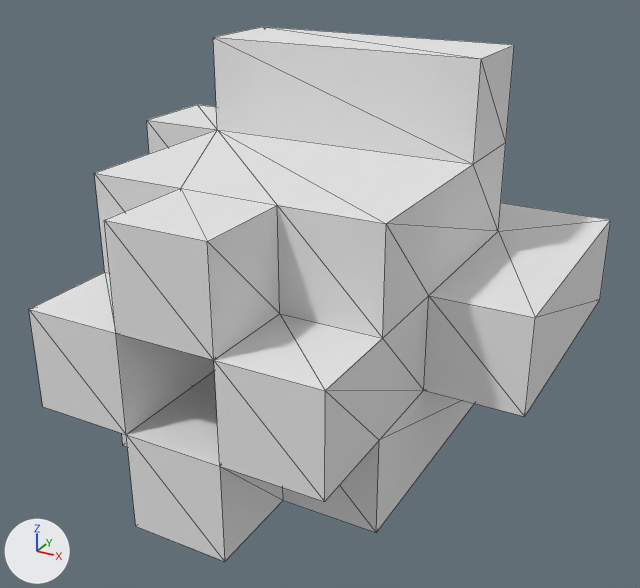
The OBJ model Assets/Models/Player/arm_R_beam.obj, before and after one commit.
One viewpoint serves both versions: a 50 mm lens placed at (-0.027, -0.805, 0.73), pointed at (-0.435, -0.062, 0.359). Lighting does not change. The marker at lower left points along +X, +Y and +Z. Mesh edges are drawn as thin lines. Where no turn or scale is listed for an object, it has been applied to the vertices. Vertices at the same position are counted once.

Names of what the first picture shows: 'Untitled'.
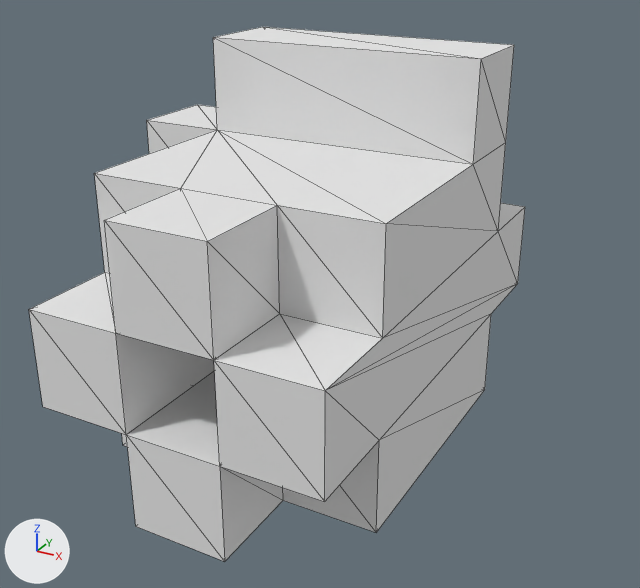
Changed parts and their boxes [x1, y1, x2, y2] in the pictures (640 x 588 px):
'Untitled', reshaped (15% narrower): before [29, 27, 611, 561]; after [29, 27, 525, 561]
part 1 of me_untitled, cut back: before [325, 203, 611, 440]; after [325, 203, 525, 440]

The edits, one by one:
me_untitled is used by ob_untitled; location (0.0, 0.0, 0.0).
me_untitled had 75 vertices, 146 faces and spanned x -0.7..-0.2, y -0.3..0.2, z 0.2..0.6.
me_untitled now has 71 vertices, 138 faces and spans x -0.7..-0.3, y -0.3..0.2, z 0.2..0.6.
Part 1, on me_untitled:
6 vertices are removed from x -0.3..-0.2, y -0.1..0.2, z 0.3..0.4.
19 faces are deleted.
2 vertices are added at (-0.3, 0.2, 0.3), (-0.3, 0.2, 0.4).
11 new faces join them.
